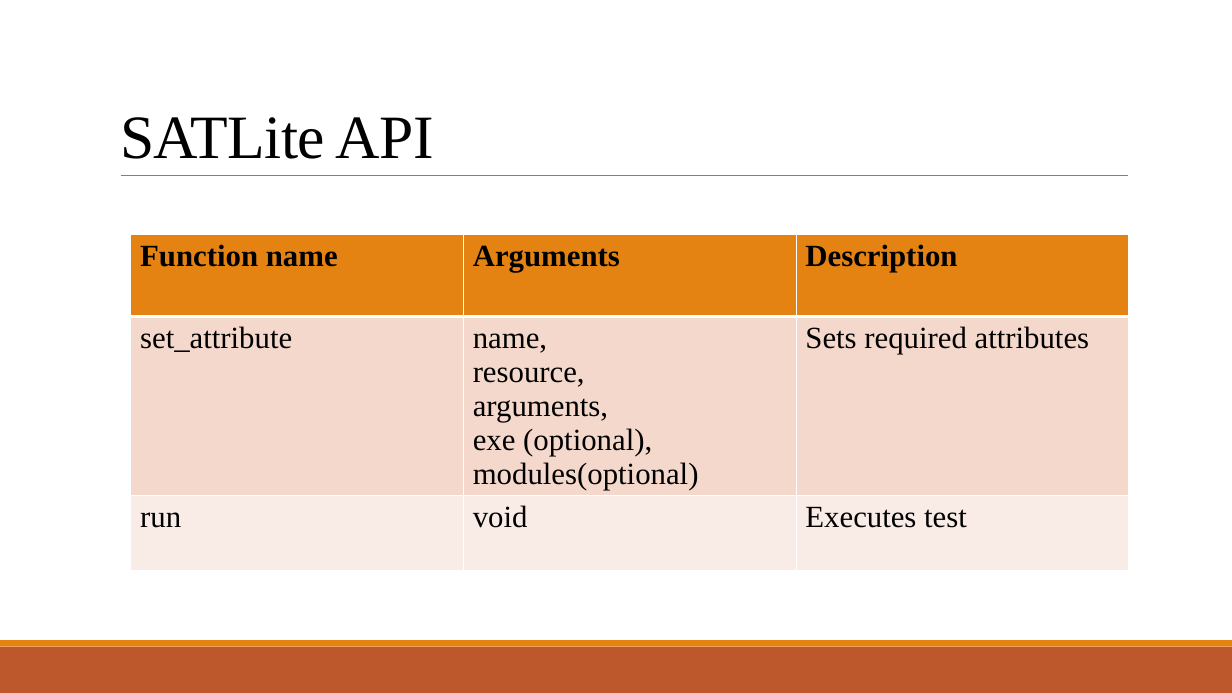
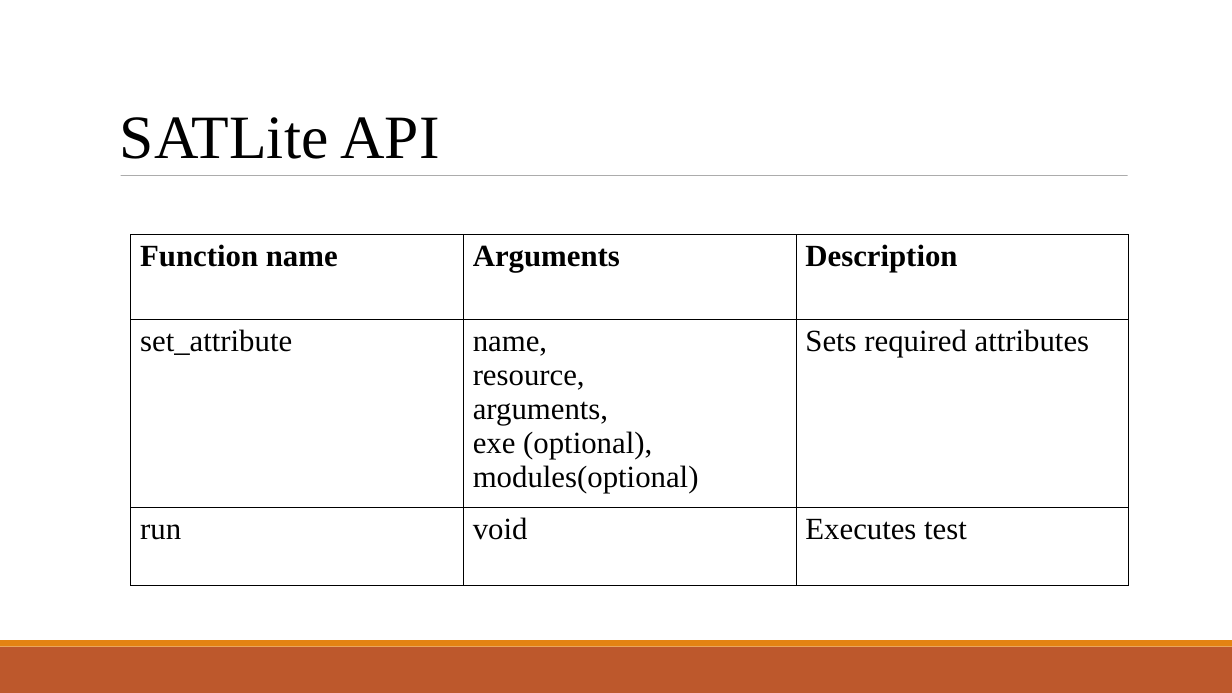
Before and after one commit to suvigya91/SATLite, a slide deck: slide 8 of SATLite Tool- Review 1.pptx. Drawn at 1232x693 pixels with LibreOffice and Linux fonts; fonts in the diff are those of the drawing. Boxes give left, top, right and bottom in pixels: in the first picture for what was removed or moved away, otherwise in the second. Text is boxed around its words. In the diff, an @@ line names an element or a change of style, - is before the commit and + after.

```diff
--- a/SATLite Tool- Review 1.pptx
+++ b/SATLite Tool- Review 1.pptx
@@ text "SATLite API" at (x1=120, y1=117, x2=439, y2=159): letter spacing -0.5 to 0 pt; line spacing 0.85 to 1 @@
@@ line (121, 176) - (1128, 176): stroke #808080 0.5 pt to #808080 0.51 pt @@
@@ table at (x1=131, y1=235, x2=1129, y2=585) @@
@@ fill #E48312 to none in row 1 @@
@@ fill #F5D9CC to none in row 2 @@
@@ fill #FAEDE7 to none in row 3 @@
@@ borders changed @@
```
Also in this commit, not shown: 16 other slides changed, 6 other files.
